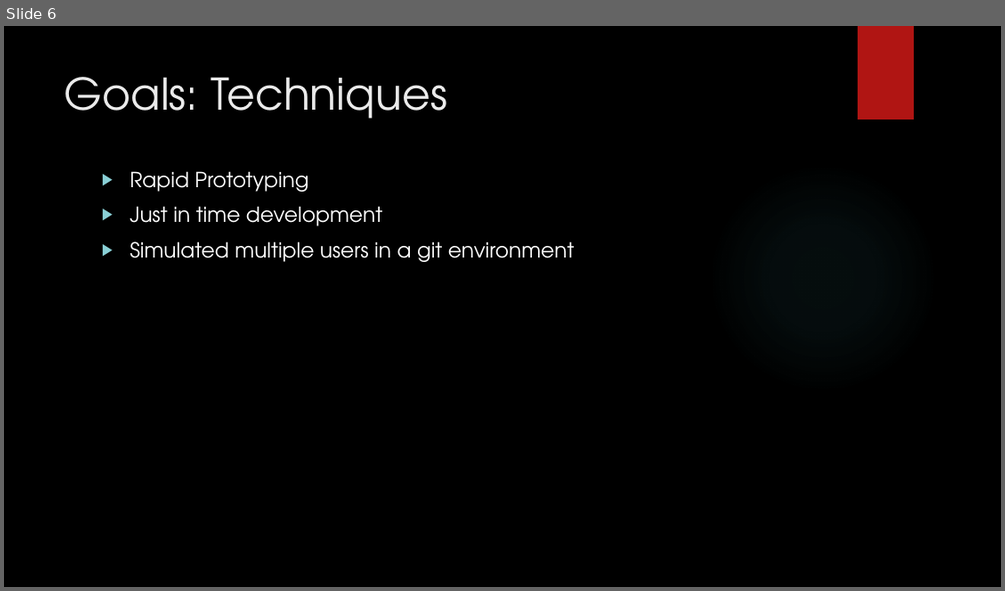
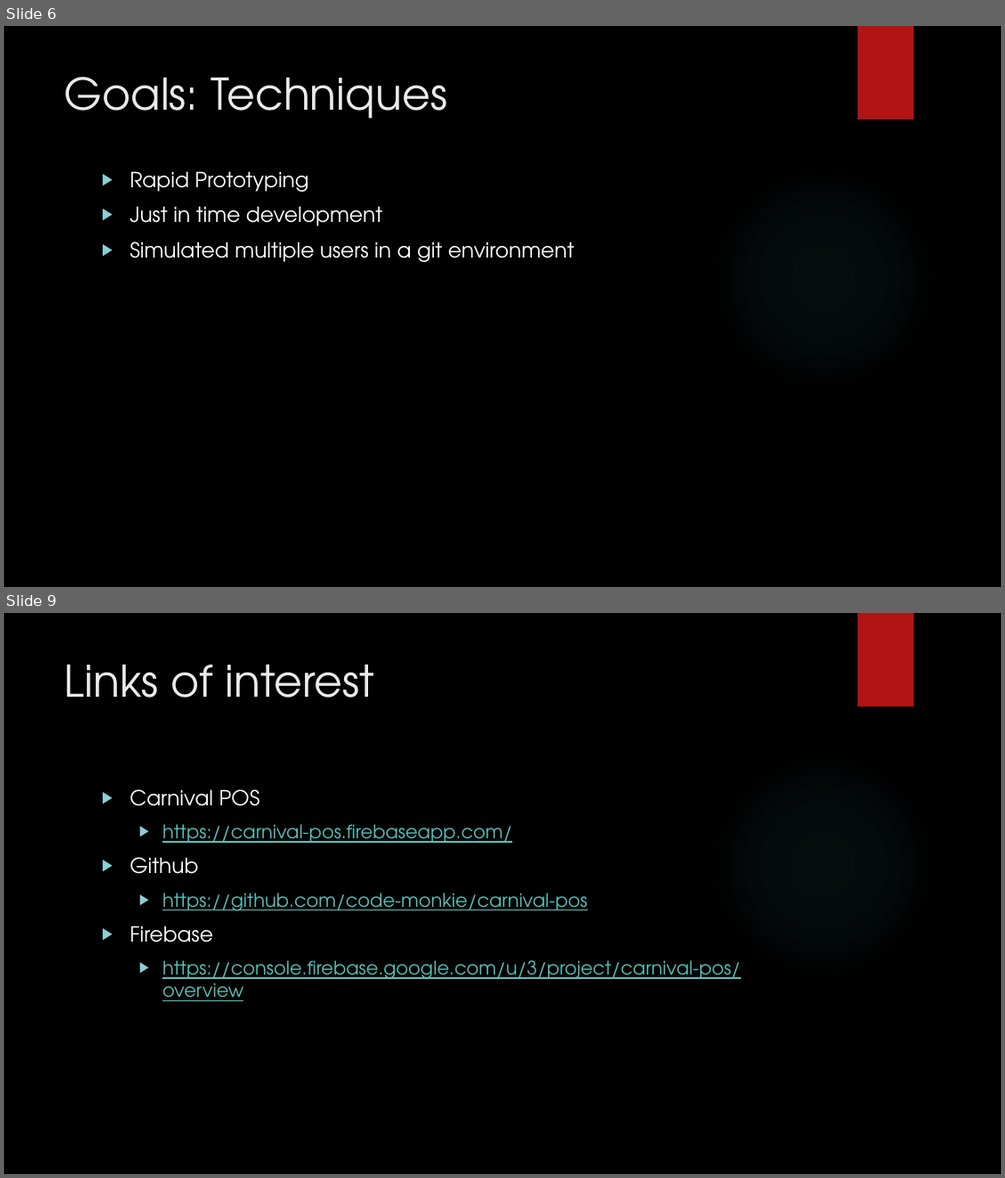
Before and after one commit to code-monkie/carnival-pos, a slide deck: angular/src/assets/goals.pptx. Shown one above the other, each under a label of ours: slide 6 before the commit, slides 6 and 9 after it; the slides between them are not shown. The pictures are 1005x591 and 1005x1178 pixels, drawn with LibreOffice and Linux fonts; fonts in the diff are those of the drawing; background and template pictures are left out. Boxes give left, top, right and bottom in pixels: in the first picture for what was removed or moved away, otherwise in the second. Text is boxed around its words. In the diff, an @@ line names an element or a change of style, - is before the commit and + after.

```diff
--- a/angular/src/assets/goals.pptx
+++ b/angular/src/assets/goals.pptx
@@ slide 9 added at box(4, 613, 1001, 1174), background picture (left out); not listed: 2 template elements that a slide beside it also shows @@
@@ title added at box(65, 664, 374, 698), 42 pt, text #EBEBEB @@
+Links of interest
@@ text added at box(129, 789, 741, 1001), 18 pt, text #58C1BA, underline @@
+▶ Carnival POS
+  ▶ https://carnival-pos.firebaseapp.com/
+▶ Github
+  ▶ https://github.com/code-monkie/carnival-pos
+▶ Firebase
+  ▶ https://console.firebase.google.com/u/3/project/carnival-pos/overview
```
Also in this commit, not shown: 2 slides changed, 2 other slides added, 1 other file.
